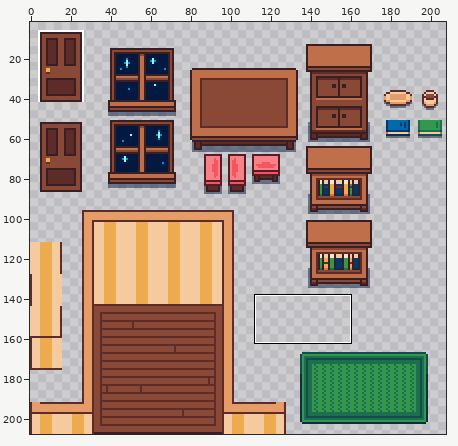
Pixel-art file: Aesprite Files/Scientist_House_Tiles_n_Props.aseprite. Above: a wide view before the commit, with the close-up outlined.
Close-up. As it was:
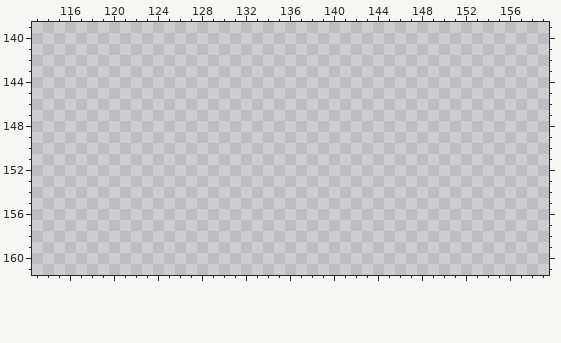
208x208 pixels, 1 frame. Shown: x 113..159, y 139..161. The wide view leaves out empty margins. The commit also changed other parts of the picture, which this record leaves out.
Once edited:
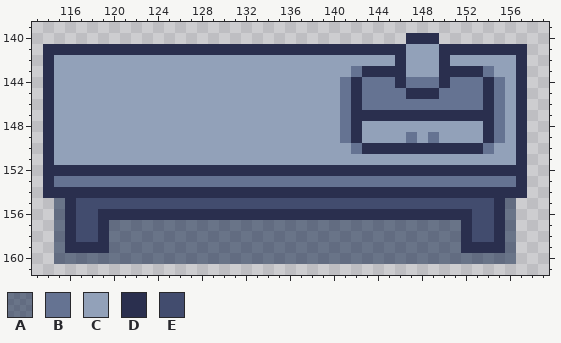
Palette (. is transparent): A #03193f7e  B #657392  C #92a1b9  D #2a2f4e  E #424c6e
The edit:
Changed rows in their new state; - is an unchanged pixel.
Layers "Layer 2", "Layer 3":
first column x 114:
140 ---------------------------------DDD--------
141 DDDDDDDDDDDDDDDDDDDDDDDDDDDDDDDDDCCCDDDDDDDD
142 DCCCCCCCCCCCCCCCCCCCCCCCCCCCCCCCDCCCDCCCCCCD
143 DCCCCCCCCCCCCCCCCCCCCCCCCCCCBDDDDCCCDDDDBCCD
144 DCCCCCCCCCCCCCCCCCCCCCCCCCCBDBBBDBBBDBBBDBCD
145 DCCCCCCCCCCCCCCCCCCCCCCCCCCBDBBBBDDDBBBBDBCD
146 DCCCCCCCCCCCCCCCCCCCCCCCCCCBDBBBBBBBBBBBDBCD
147 DCCCCCCCCCCCCCCCCCCCCCCCCCCBDDDDDDDDDDDDDBCD
148 DCCCCCCCCCCCCCCCCCCCCCCCCCCBDCCCCCCCCCCCDBCD
149 DCCCCCCCCCCCCCCCCCCCCCCCCCCBDCCCCBCBCCCCDBCD
150 DCCCCCCCCCCCCCCCCCCCCCCCCCCCBDDDDDDDDDDDBCCD
151 DCCCCCCCCCCCCCCCCCCCCCCCCCCCCCCCCCCCCCCCCCCD
152 DDDDDDDDDDDDDDDDDDDDDDDDDDDDDDDDDDDDDDDDDDDD
153 DBBBBBBBBBBBBBBBBBBBBBBBBBBBBBBBBBBBBBBBBBBD
154 DDDDDDDDDDDDDDDDDDDDDDDDDDDDDDDDDDDDDDDDDDDD
155 -ADEEEEEEEEEEEEEEEEEEEEEEEEEEEEEEEEEEEEEEDA-
156 -ADEEDDDDDDDDDDDDDDDDDDDDDDDDDDDDDDDDDDEEDA-
157 -ADEEDAAAAAAAAAAAAAAAAAAAAAAAAAAAAAAAADEEDA-
158 -ADEEDAAAAAAAAAAAAAAAAAAAAAAAAAAAAAAAADEEDA-
159 -ADDDDAAAAAAAAAAAAAAAAAAAAAAAAAAAAAAAADDDDA-
160 -AAAAAAAAAAAAAAAAAAAAAAAAAAAAAAAAAAAAAAAAAA-
Changed places in both close-ups, as pixel boxes (x1, y1, x2, y2):
added: (43, 33, 527, 264)
